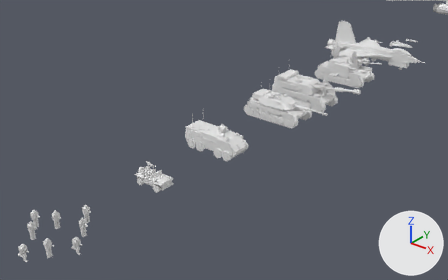
One commit to the Blender file models.blend: the scene before it, then after it.
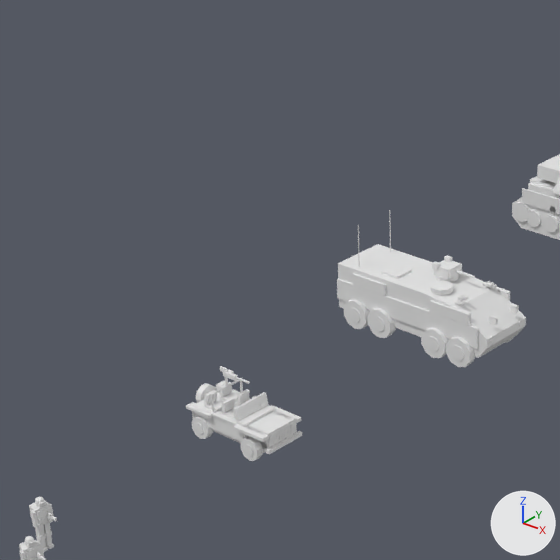
Each version appears first from a 50 mm lens placed at (39.4, -25.9, 31.3), pointed at (2.8, 19.8, 3.0), and next in a close-up on the part from 16% to 58% of the width and 14% to 81% of the height. Every picture has the same lights, and +X, +Y and +Z are marked at lower right. The older version's two pictures come first. The close-ups show mesh edges as thin lines.

The first close-up shows '01_Infantry_Squad', '02_Jeep', '03_APC', '04_Tank'.
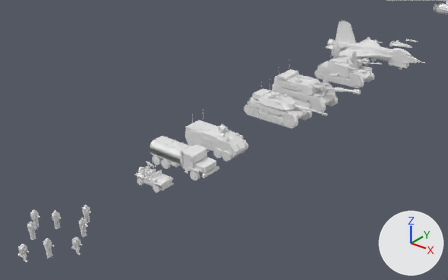
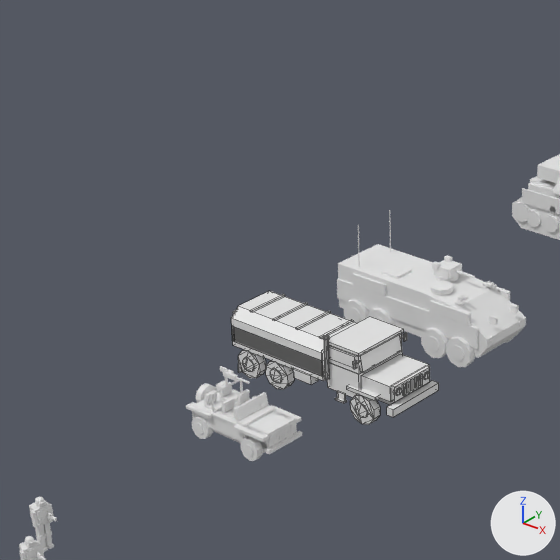
The edits, one by one:
Mesh me_20_supply_truck is new.
It has 684 vertices, 718 faces and spans x -3.91..3.86, y -1.39..1.39, z 0.0..2.91.
It uses material mat_mil_rubber (white #e7e7e7).
It uses material mat_mil_steel (white #e7e7e7).
It uses material mat_mil_olive_dk (white #e7e7e7).
It uses material mat_mil_olive (white #e7e7e7).
It uses material mat_mil_gunmetal (white #e7e7e7).
It uses material mat_mil_glass (white #e7e7e7).
It uses material mat_mil_white (white #e7e7e7).
It uses material mat_mil_black (white #e7e7e7).
It uses material mat_mil_olive_lt (white #e7e7e7).
Object '20_Supply_Truck' (ob_20_supply_truck) is new; it shows me_20_supply_truck.
Its location is (0.0, 16.5, 0.0).

Location of each change, (x1, y1, x2, y2) in pixels of the close-ups (560 x 560 px):
'20_Supply_Truck', added
    after: (231, 291, 439, 424)
    faces in mat_mil_olive_lt (white #e7e7e7): (231, 291, 356, 377)
    faces in mat_mil_olive (white #e7e7e7): (232, 316, 429, 402)
    faces in mat_mil_rubber (white #e7e7e7): (238, 350, 380, 424)
    faces in mat_mil_gunmetal (white #e7e7e7): (233, 310, 439, 417)
    faces in mat_mil_olive_dk (white #e7e7e7): (233, 332, 430, 405)
